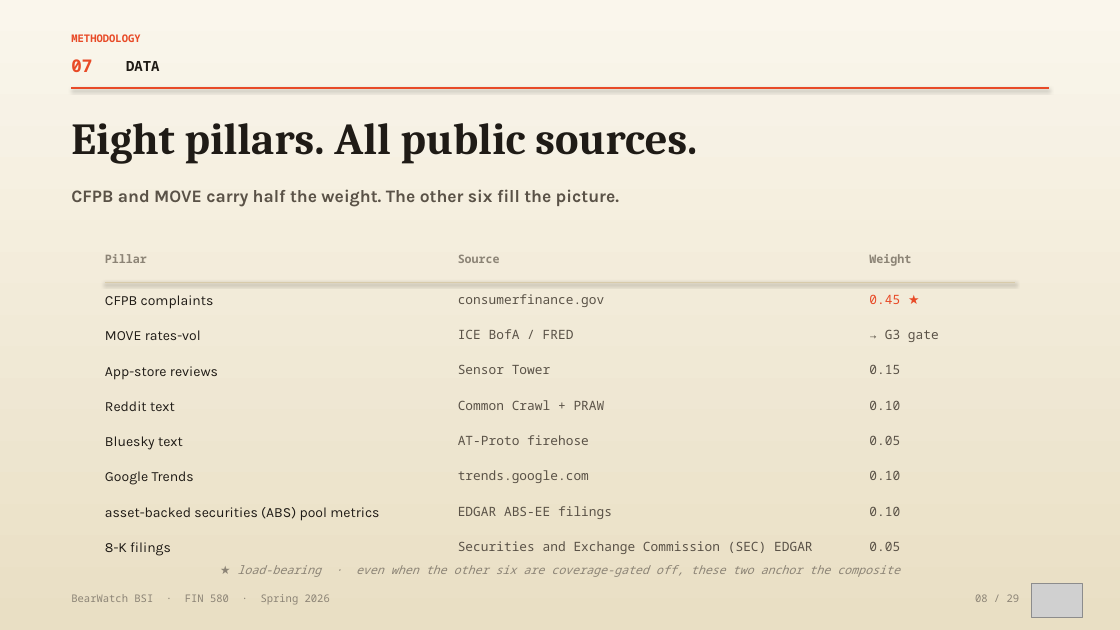
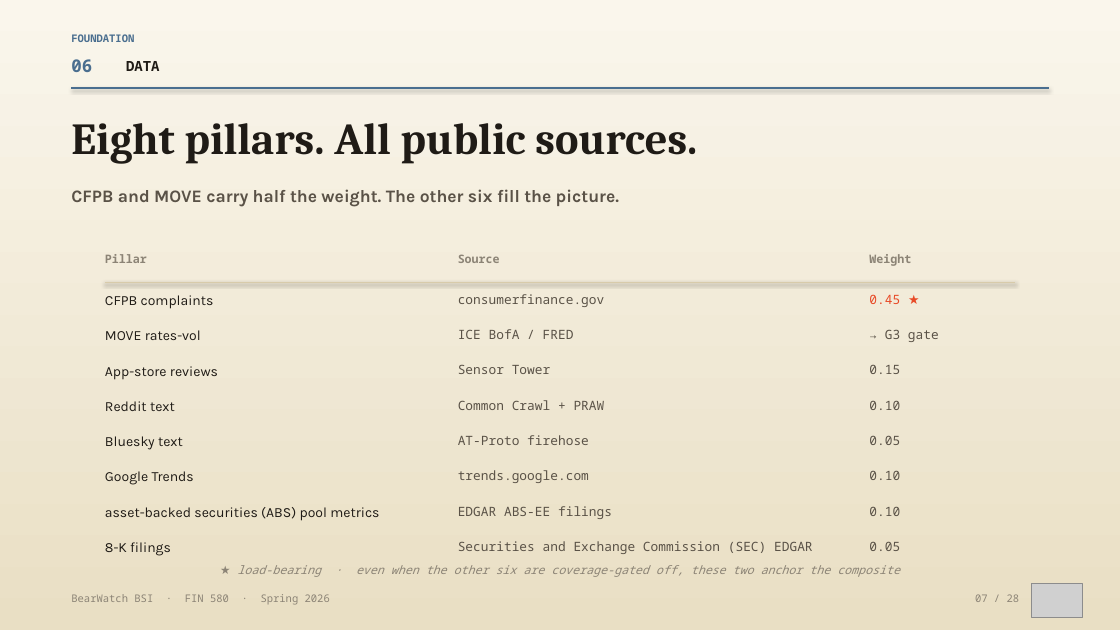
Before and after one commit to vermasidd1502/bnpl-trap, a slide deck: slide 7 of presentation/BearWatch_Research_Deck_FINAL.pptx (slide 8 before the commit). Drawn at 1120x630 pixels with LibreOffice and Linux fonts; fonts in the diff are those of the drawing; grey boxes stand for pictures. Boxes give left, top, right and bottom in pixels: in the first picture for what was removed or moved away, otherwise in the second. Text is boxed around its words. In the diff, an @@ line names an element or a change of style, - is before the commit and + after.

```diff
--- a/presentation/BearWatch_Research_Deck_FINAL.pptx
+++ b/presentation/BearWatch_Research_Deck_FINAL.pptx
@@ text at box(71, 34, 134, 42): text changed; text colour #E84A27 to #4A6E8F @@
-METHODOLOGY
+FOUNDATION
@@ text at box(71, 59, 92, 72): text changed; text colour #E84A27 to #4A6E8F @@
-07
+06
@@ line (71, 88) - (1049, 88): stroke #E84A27 1.4 pt to #4A6E8F 1.4 pt @@
@@ text at box(975, 594, 1020, 602): text changed @@
-08 / 29
+07 / 28
```
Also in this commit, not shown: 25 other slides changed, 1 slide removed.
